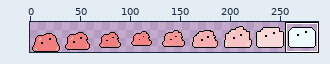
Sprite sheet: Assets/Sprites/player-freeze.png. Above: a wide view before the commit, with the close-up outlined.
Close-up. The starting point:
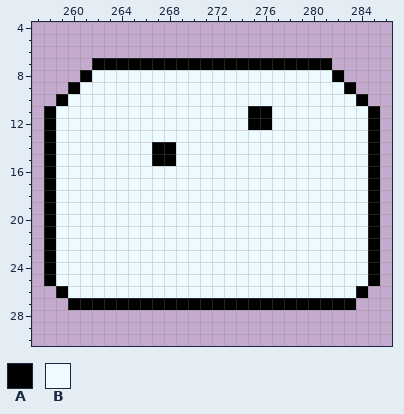
The file is 288x32 pixels. Colours within 5 levels of each other are drawn and written as one. Shown: x 257..286, y 4..30. The wide view leaves out empty margins.
Palette (. is transparent): A #000000  B #edfaff
After the commit:
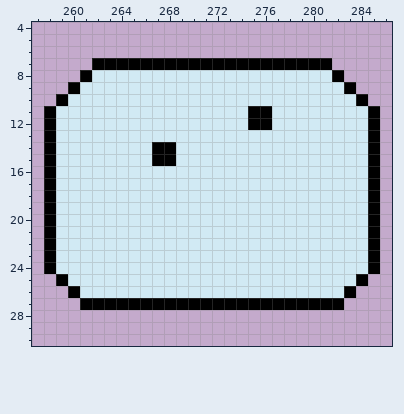
Changes in this commit:
colour B: #edfaff -> #d1eaf4
y 25: x 258..259 AB -> .A; x 284..285 BA -> A.
y 26: x 259..260 AB -> .A; x 283..284 BA -> A.
y 27: x 260 A -> .; x 283 A -> .
Where, in picture pixels (left, top, right, bottom), the same in both close-ups:
changed: (44, 70, 380, 310)
